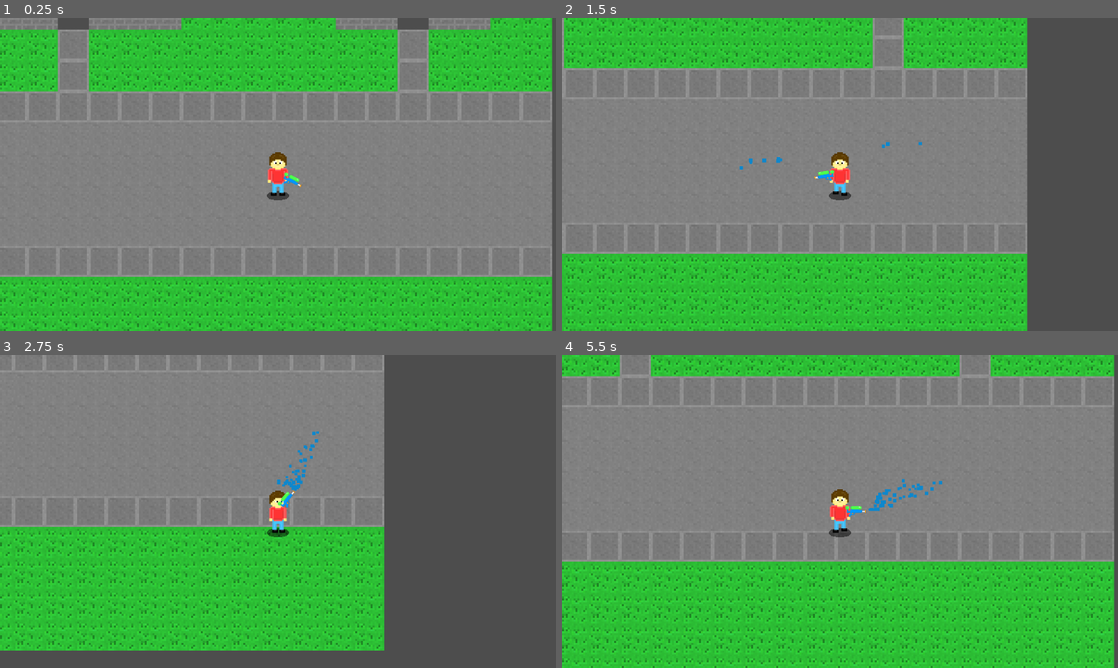
Above: before the commit, frames 1-4 (two rows, left to right).
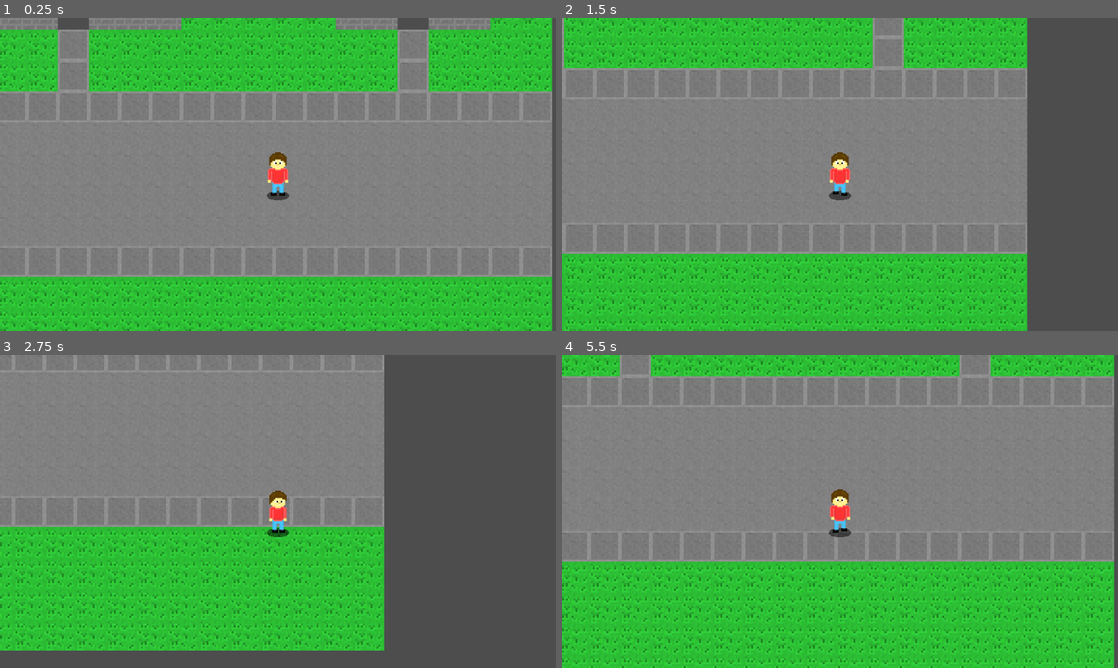
Above: after the commit, the same moments.

Repository: Birb-Games/the-legend-of-the-lawns
Game: Godot game, scene res://scenes/main.tscn
The game is run twice, just before and just after one commit, with the same random seed, the same clock (stepped at 60 frames per second) and the same inputs.
Inputs (mouse positions are in pixels of both pictures, inside the frame that each line leads up to):
- Up to frame 1 (0.25 s): no input
- Up to frame 2 (1.5 s): move the mouse to (962, 158) at 0.52 s; press the mouse at (962, 158) at 0.53 s; hold D (move_right) 0.53-1.28 s; move the mouse to (728, 190) at 1.27 s; release the mouse at (728, 190) at 1.28 s; hold S (move_down) from 1.28 s (still down); tap Space (pull) at 1.35 s
- Up to frame 3 (2.75 s): click (166, 527) at 1.55 s; move the mouse to (333, 442) at 2.02 s; release S (move_down) at 2.03 s; press the mouse at (333, 442) at 2.03 s; hold D (move_right) from 2.03 s (still down)
- Up to frame 4 (5.5 s): move the mouse to (812, 574) at 2.77 s; release D (move_right) at 2.78 s; release the mouse at (812, 574) at 2.78 s; hold W (move_up) 2.78-3.53 s; click (812, 574) at 2.85 s; move the mouse to (1006, 558) at 3.52 s; hold Space (pull) 3.53-4.28 s; hold A (move_left) 3.53-5.03 s; click (1006, 558) at 3.8 s; move the mouse to (673, 464) at 4.27 s; click (673, 464) at 4.35 s; move the mouse to (867, 511) at 5.02 s; press the mouse at (867, 511) at 5.03 s; hold S (move_down) from 5.03 s (still down)

The runs differ from the first frame. In frame 1, less than 0.1% of the frame differs, in the area x 50-55%, y 49-54%; in frame 2, 0.1%; in frame 3, 0.3%; in frame 4, 0.3%, in the area x 50-69%, y 39-52%.

Commit message:
Made water gun hidden in neighborhood

Diff:
--- a/scripts/water_gun.gd
+++ b/scripts/water_gun.gd
@@ -7,19 +7,25 @@
 var size = scale.x
 
 func _process(_delta: float) -> void:
-	position = (get_global_mouse_position() - get_parent().position).normalized() * radius
-	rotation = (get_global_mouse_position() - get_parent().position).normalized().angle()
-	if abs(rotation) < PI / 2:
-		scale.y = size
+	if $/root/Main.lawn_loaded:
+		visible = true
+		position = (get_global_mouse_position() - get_parent().position).normalized() * radius
+		rotation = (get_global_mouse_position() - get_parent().position).normalized().angle()
+		if abs(rotation) < PI / 2:
+			scale.y = size
+		else:
+			scale.y = -size
+
+		if Input.is_action_just_pressed("shoot"):
+			particles.emitting = true
+			raycast.enabled = true
+		if Input.is_action_pressed("shoot"):
+			if raycast.is_colliding():
+				print("Water gun is hitting: ", raycast.get_collider().name)
+		else:
+			get_child(0).emitting = false
+			raycast.enabled = false
 	else:
-		scale.y = -size
-
-	if Input.is_action_just_pressed("shoot"):
-		particles.emitting = true
-		raycast.enabled = true
-	if Input.is_action_pressed("shoot"):
-		if raycast.is_colliding():
-			print("Water gun is hitting: ", raycast.get_collider().name)
-	else:
-		get_child(0).emitting = false
+		particles.emitting = false
 		raycast.enabled = false
+		visible = false
